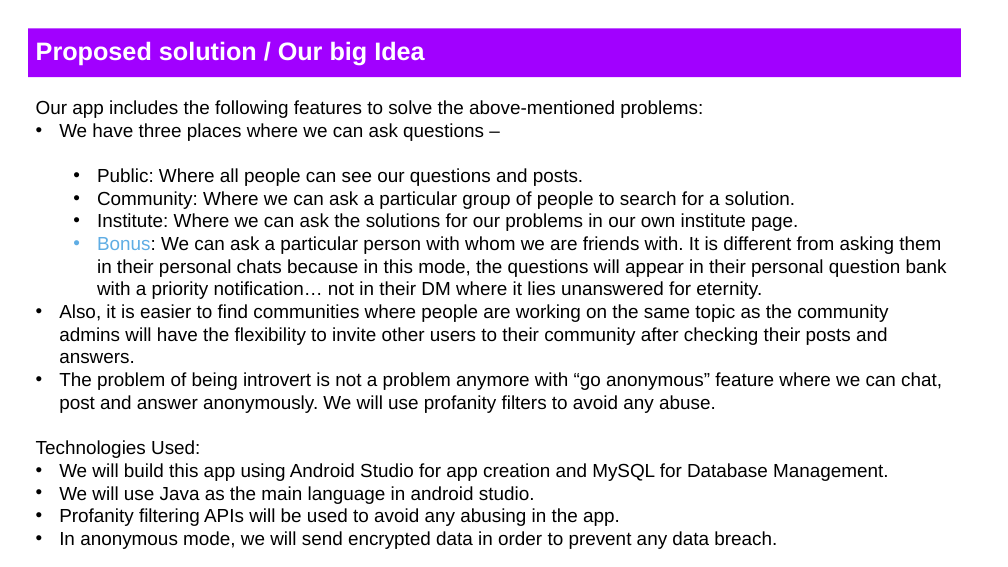
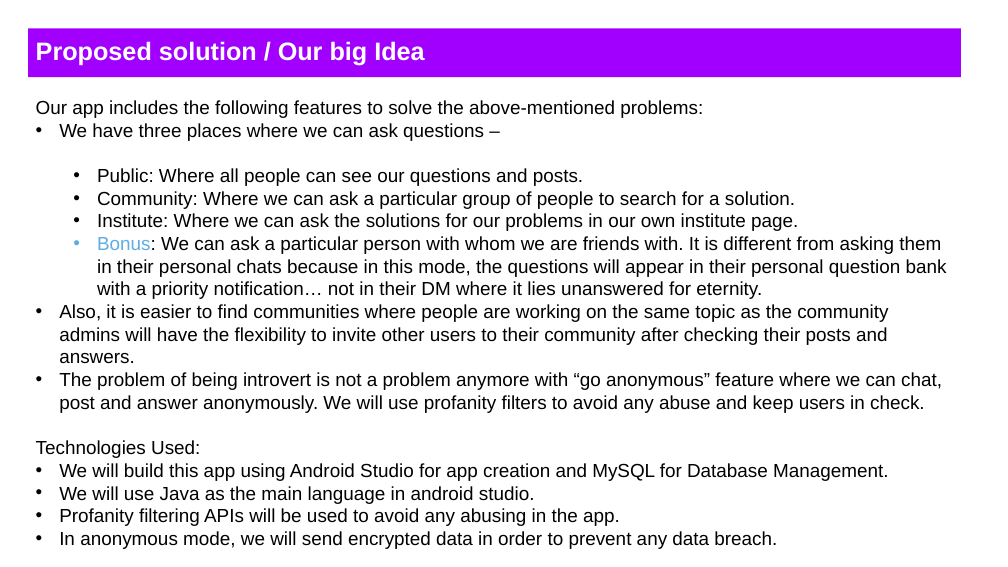
Before and after one commit to Gupta-Shashwat/Figma, a slide deck: slide 5 of QOC/Prototypes_Colgrow.pptx. Drawn at 1008x567 pixels with LibreOffice and Linux fonts; fonts in the diff are those of the drawing. Boxes give left, top, right and bottom in pixels: in the first picture for what was removed or moved away, otherwise in the second. Text is boxed around its words. In the diff, an @@ line names an element or a change of style, - is before the commit and + after.

Commit message:
Made some corrections in problem statement

```diff
--- a/QOC/Prototypes_Colgrow.pptx
+++ b/QOC/Prototypes_Colgrow.pptx
@@ text at [59,372,942,413]: text changed @@
-• The problem of being introvert is not a problem anymore with “go anonymous” feature where we can chat, post and answer anonymously. We will use profanity filters to avoid any abuse.
+• The problem of being introvert is not a problem anymore with “go anonymous” feature where we can chat, post and answer anonymously. We will use profanity filters to avoid any abuse and keep users in check.
```
Also in this commit, not shown: 2 other slides changed.
